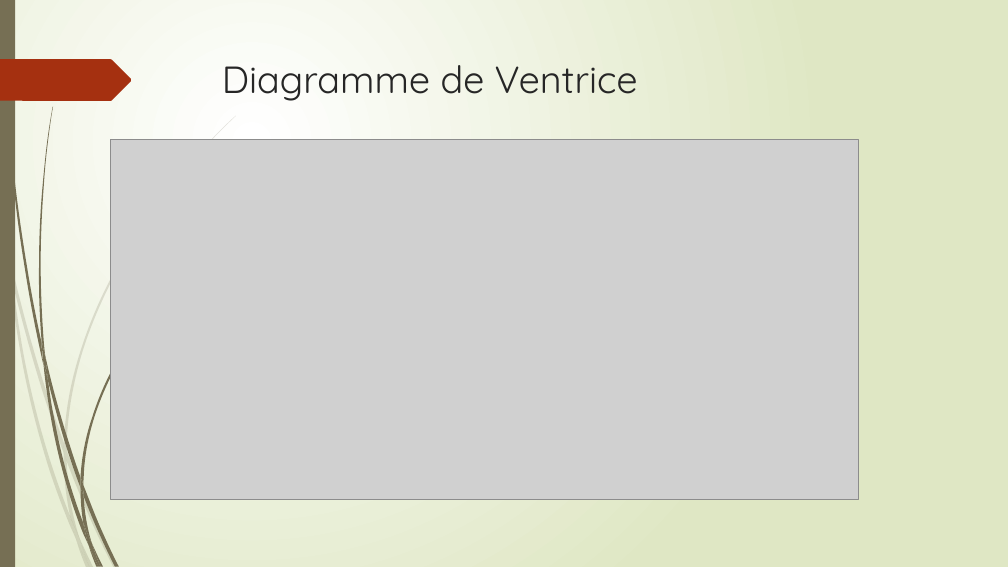
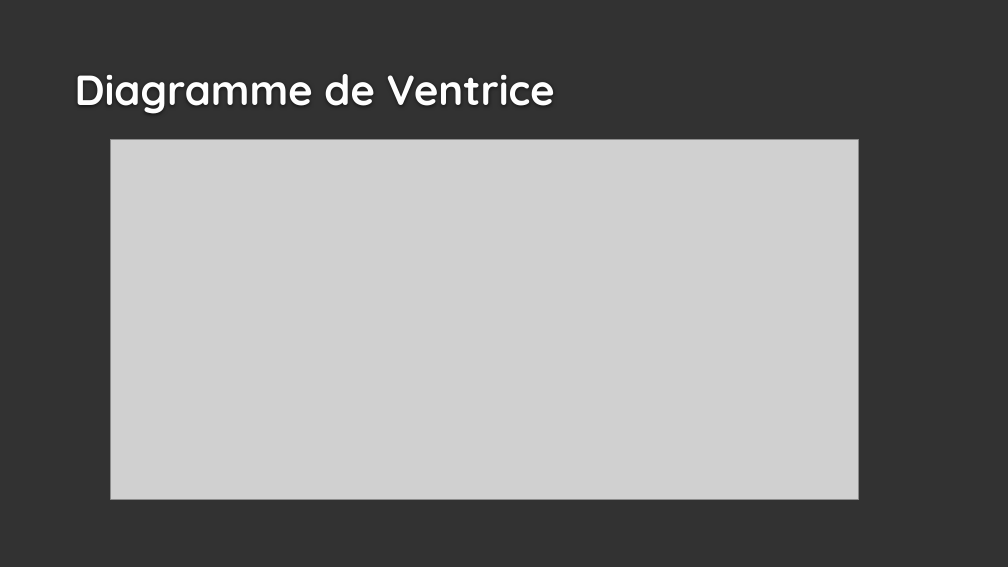
Before and after one commit to Quentingautier2B/Phainiks, a slide deck: slide 8 of Documents/Prez/Phainiks.pptx. Drawn at 1008x567 pixels with LibreOffice and Linux fonts; fonts in the diff are those of the drawing; grey boxes stand for pictures; background and template pictures are left out. Boxes give left, top, right and bottom in pixels: in the first picture for what was removed or moved away, otherwise in the second. Text is boxed around its words. In the diff, an @@ line names an element or a change of style, - is before the commit and + after.

```diff
--- a/Documents/Prez/Phainiks.pptx
+++ b/Documents/Prez/Phainiks.pptx
@@ background gradient #FFFFFF to #DFE8C4 to #323232 @@
@@ rectangle removed at (x1=0, y1=0, x2=15, y2=567) @@
@@ freeform shape removed at (x1=0, y1=59, x2=132, y2=101) @@
@@ title "Diagramme de Ventrice" moved from (x1=222, y1=65, x2=638, y2=101) to (x1=75, y1=74, x2=555, y2=114) @@
@@ title "Diagramme de Ventrice" at (x1=75, y1=74, x2=555, y2=114): size 36 to 40 pt, text colour #262626 to #FEFEFE, bold on; vertical alignment top to bottom @@
@@ group removed at (x1=0, y1=116, x2=236, y2=567): 10 freeform shapes @@
@@ group removed at (x1=2, y1=0, x2=197, y2=567): 12 freeform shapes @@
```
Also in this commit, not shown: 8 other slides changed.
